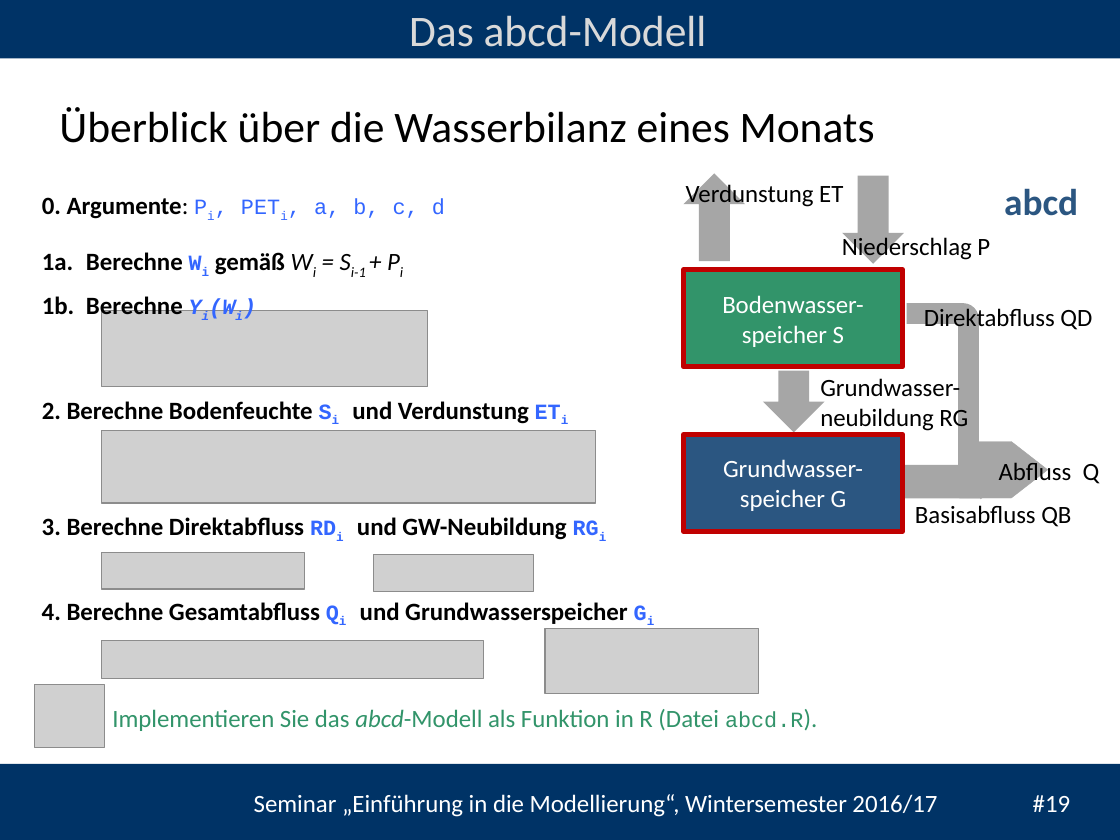
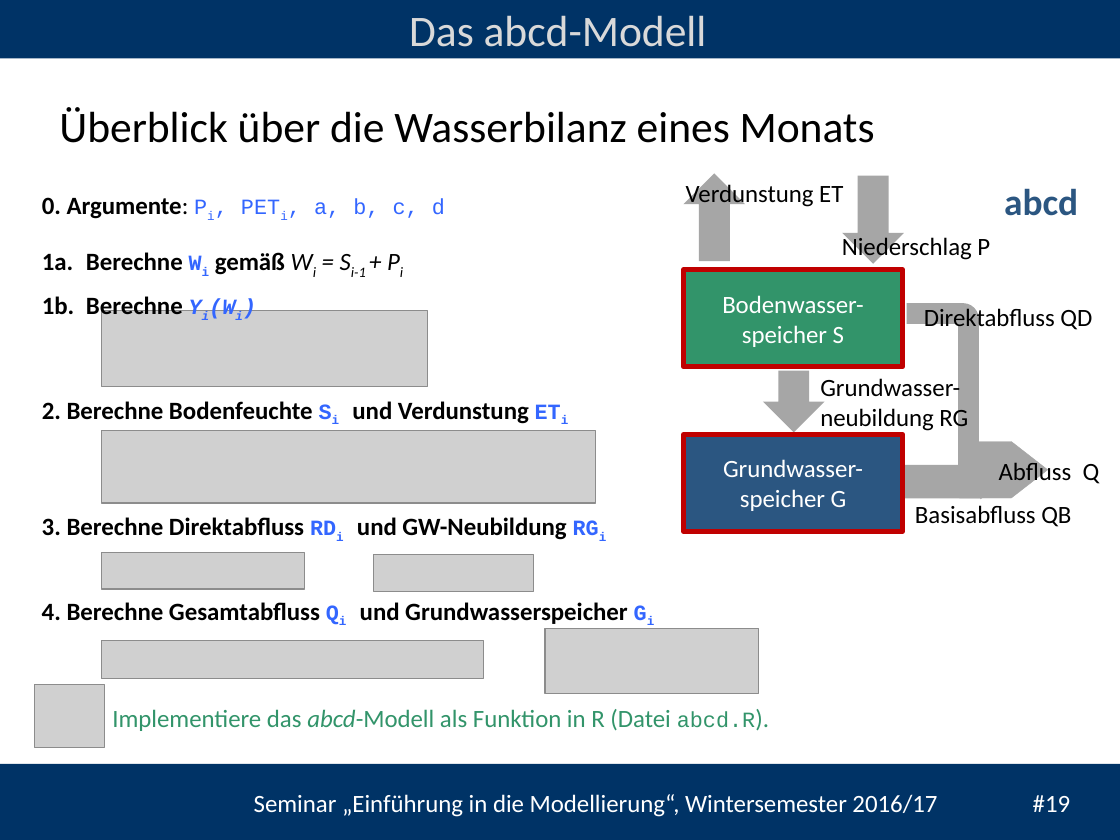
Before and after one commit to heistermann/Einf_Modellierung, a slide deck: slide 19 of Termin_3/folien/UebungModellierung#3.pptx. Drawn at 1120x840 pixels with LibreOffice and Linux fonts; fonts in the diff are those of the drawing; grey boxes stand for pictures; background and template pictures are left out. Boxes give left, top, right and bottom in pixels: in the first picture for what was removed or moved away, otherwise in the second. Text is boxed around its words. In the diff, an @@ line names an element or a change of style, - is before the commit and + after.

Commit message:
- discussed changes in explanation of abcd-modell - Duzen in codefights

```diff
--- a/Termin_3/folien/UebungModellierung#3.pptx
+++ b/Termin_3/folien/UebungModellierung#3.pptx
@@ text at [112, 709, 755, 731]: text changed @@
-Implementieren Sie das abcd-Modell als Funktion in R (Datei abcd.R).
+Implementiere das abcd-Modell als Funktion in R (Datei abcd.R).
```
Also in this commit, not shown: 6 other slides changed, 7 other files.
